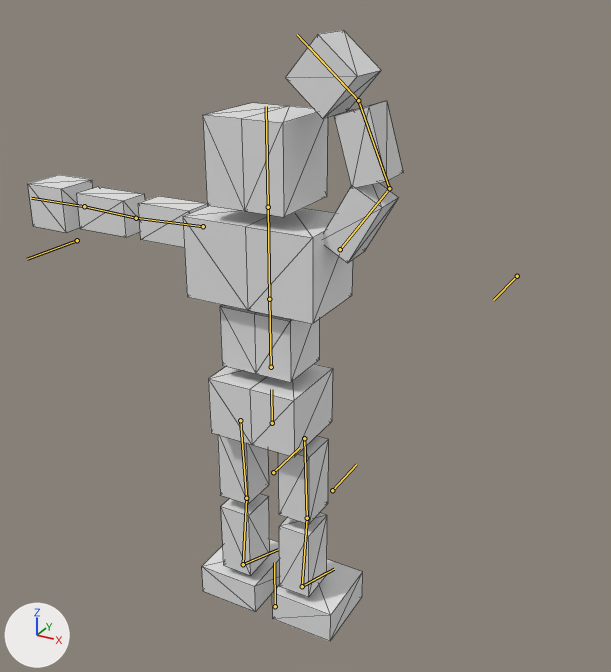
The glTF model BrowserGame/public/models/ToyQuest.glb: old version first, new version second.
The view is the same before and after, from a 50 mm lens placed at (9.96, -16.34, 11.98), pointed at (0.58, 0.73, 3.45). The lights are fixed; the arrows at lower left show +X, +Y and +Z. Both versions are drawn at frame 12 of the action '01_rightarm.greet'; the numbers are the values there. The bones that bend it are drawn over the model as lines. Mesh edges are drawn as thin lines.

Objects in the first picture: '立方体'.
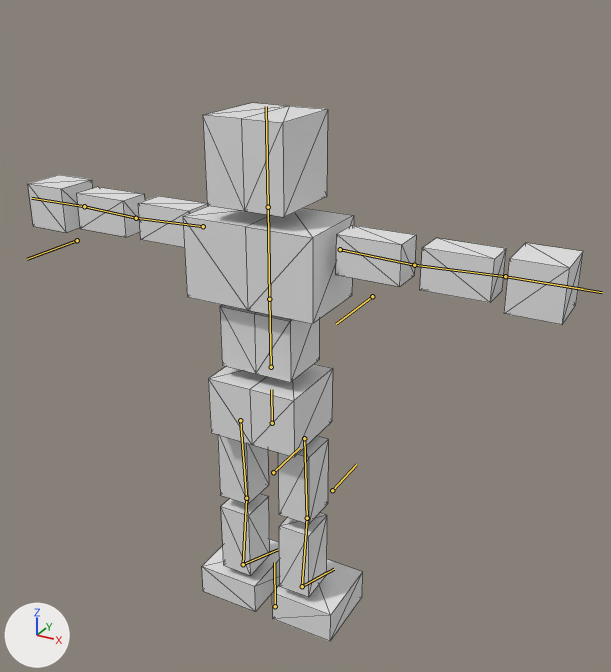
The change in detail:
Bone 'upper arm.L' (bone_upper_arm_l) turns from (31, 98, 84) to (0, 0, 0) degrees about its own x, y and z.
Bone 'forearm.L' (bone_forearm_l) turns from (-47, 0, -1) to (0, 0, 0) degrees about its own x, y and z.
Bone 'hand.L' (bone_hand_l) turns from (-94, -57, 93) to (0, 0, 0) degrees about its own x, y and z.

Changed parts and their boxes (x1, y1, x2, y2) in the pictures (611 x 672 px):
'立方体', posed (48% wider, 12% shorter): before (28, 30, 403, 641); after (28, 103, 583, 641)
bone 'upper arm.L', root to tip: before (340, 249) to (389, 188); after (340, 249) to (414, 265)
bone 'forearm.L', root to tip: before (389, 188) to (358, 100); after (414, 265) to (505, 276)
bone 'hand.L', root to tip: before (358, 100) to (297, 34); after (505, 276) to (602, 292)
